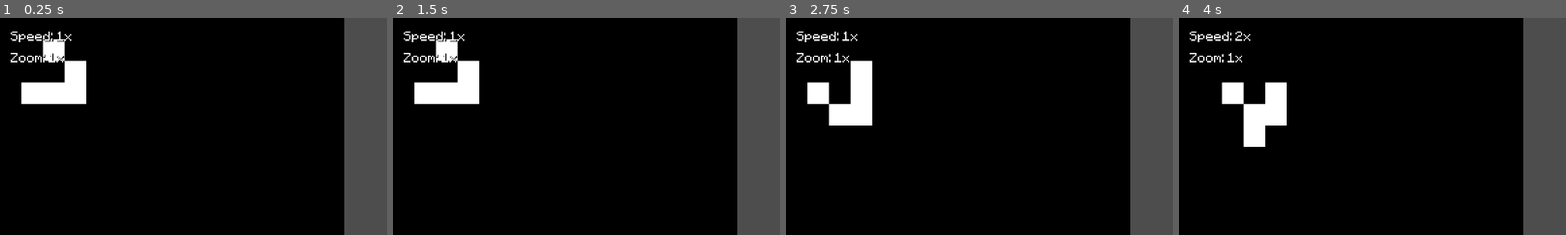
Above: before the commit, frames 1-4 (left to right).
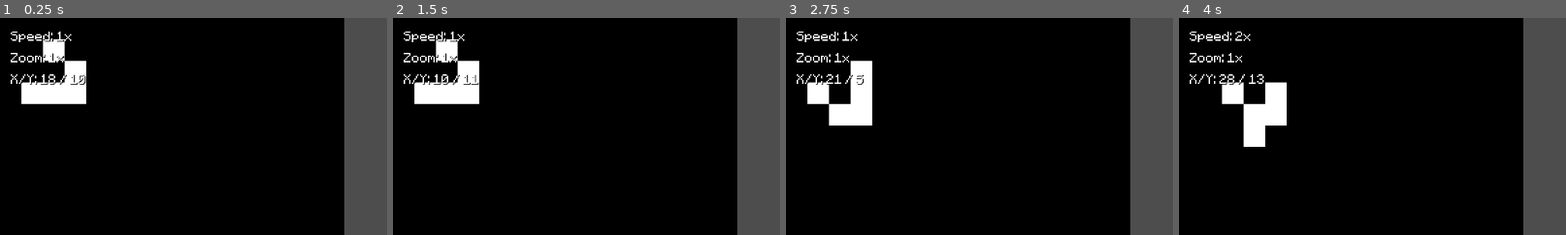
Above: after the commit, the same moments.

Repository: javier-adrian/GOL-GDS
Game: Godot game, scene res://main.tscn
Same seed, same stepped clock (60 frames per second), same inputs: the game is played once before the commit and once after it.
Inputs (mouse positions are % of the whole screen's width and height, from its top left):
- Up to frame 1 (0.25 s): no input
- Up to frame 2 (1.5 s): tap Enter (commit) at 0.5 s; move the mouse to (72, 45) at 0.52 s; click (72, 45) at 0.6 s; right-click (72, 45) at 0.8 s; tap Space (play) at 1.25 s; move the mouse to (30, 55) at 1.27 s; right-click (30, 55) at 1.35 s
- Up to frame 3 (2.75 s): click (30, 55) at 1.55 s; move the mouse to (60, 28) at 2.02 s; click (60, 28) at 2.1 s; right-click (60, 28) at 2.3 s
- Up to frame 4 (4 s): tap Enter (commit) at 2.75, 2.85 s; move the mouse to (45, 70) at 2.77 s; click (45, 70) at 3.05 s; move the mouse to (80, 65) at 3.52 s; tap = (faster) at 3.6 s; right-click (80, 65) at 3.8 s
The pictures show only the part of the screen within x 0-50%, y 0-50%; the shares and areas given below are measured in that part.

The runs differ from the first frame. In frame 1, 0.3% of the frame differs, in the area x 2-23%, y 25-31%; in frame 2, 0.3%; in frame 3, 0.3%; in frame 4, 0.4%.

Commit message:
add ui for cursor target coords

Diff:
--- a/main.gd
+++ b/main.gd
@@ -8,13 +8,20 @@
 
 var tile_size = 32
 
+var target := Vector2.ZERO
+
 
 func _ready():
 	viewer.change_speed(timer.wait_time / 0.5)
 	viewer.update_zoom()
+	target = floor(get_global_mouse_position() / Vector2(tile_size, tile_size))
+	viewer.update_target(target)
 
 
 func _input(event):
+	target = floor(get_global_mouse_position() / Vector2(tile_size, tile_size))
+	viewer.update_target(target)
+
 	if Input.is_action_just_released("faster"):
 		timer.wait_time /= 2
 		viewer.change_speed(1 / (timer.wait_time / 0.5))
@@ -29,13 +36,11 @@
 		world.update()
 
 	if Input.is_action_just_released("add"):
-		var cell_coords = floor(get_global_mouse_position() / Vector2(tile_size, tile_size))
-		print(cell_coords)
-		world.set_cell(1, cell_coords, 0, Vector2i(0, 0))
+		# var cell_coords = floor(get_global_mouse_position() / Vector2(tile_size, tile_size))
+		world.set_cell(1, target, 0, Vector2i(0, 0))
 	if Input.is_action_just_released("remove"):
-		var cell_coords = floor(get_global_mouse_position() / Vector2(tile_size, tile_size))
-		print(cell_coords)
-		world.set_cell(1, cell_coords, 0, Vector2i(1, 0))
+		# var cell_coords = floor(get_global_mouse_position() / Vector2(tile_size, tile_size))
+		world.set_cell(1, target, 0, Vector2i(1, 0))
 	if Input.is_action_just_released("commit"):
 		world.commit()
 
--- a/viewer.gd
+++ b/viewer.gd
@@ -8,6 +8,9 @@
 
 func update_zoom():
 	$UserInterface/MarginContainer/VBoxContainer/Zoom.text = "Zoom: " + str(zoom.x) + "x"
+
+func update_target(coords: Vector2):
+	$UserInterface/MarginContainer/VBoxContainer/Target.text = "X/Y: " + str(coords.x) + " / " + str(coords.y)
 
 
 func _input(event):
--- a/viewer.tscn
+++ b/viewer.tscn
@@ -7,6 +7,9 @@
 shadow_color = Color(0, 0, 0, 1)
 
 [sub_resource type="LabelSettings" id="LabelSettings_y6728"]
+shadow_color = Color(0, 0, 0, 1)
+
+[sub_resource type="LabelSettings" id="LabelSettings_12tlc"]
 shadow_color = Color(0, 0, 0, 1)
 
 [node name="Viewer" type="Camera2D"]
@@ -33,3 +36,8 @@
 layout_mode = 2
 theme_override_fonts/font = ExtResource("2_yp6rm")
 label_settings = SubResource("LabelSettings_y6728")
+
+[node name="Target" type="Label" parent="UserInterface/MarginContainer/VBoxContainer"]
+layout_mode = 2
+theme_override_fonts/font = ExtResource("2_yp6rm")
+label_settings = SubResource("LabelSettings_12tlc")
Not shown: 1 places in viewer.tscn that only renumber resources
